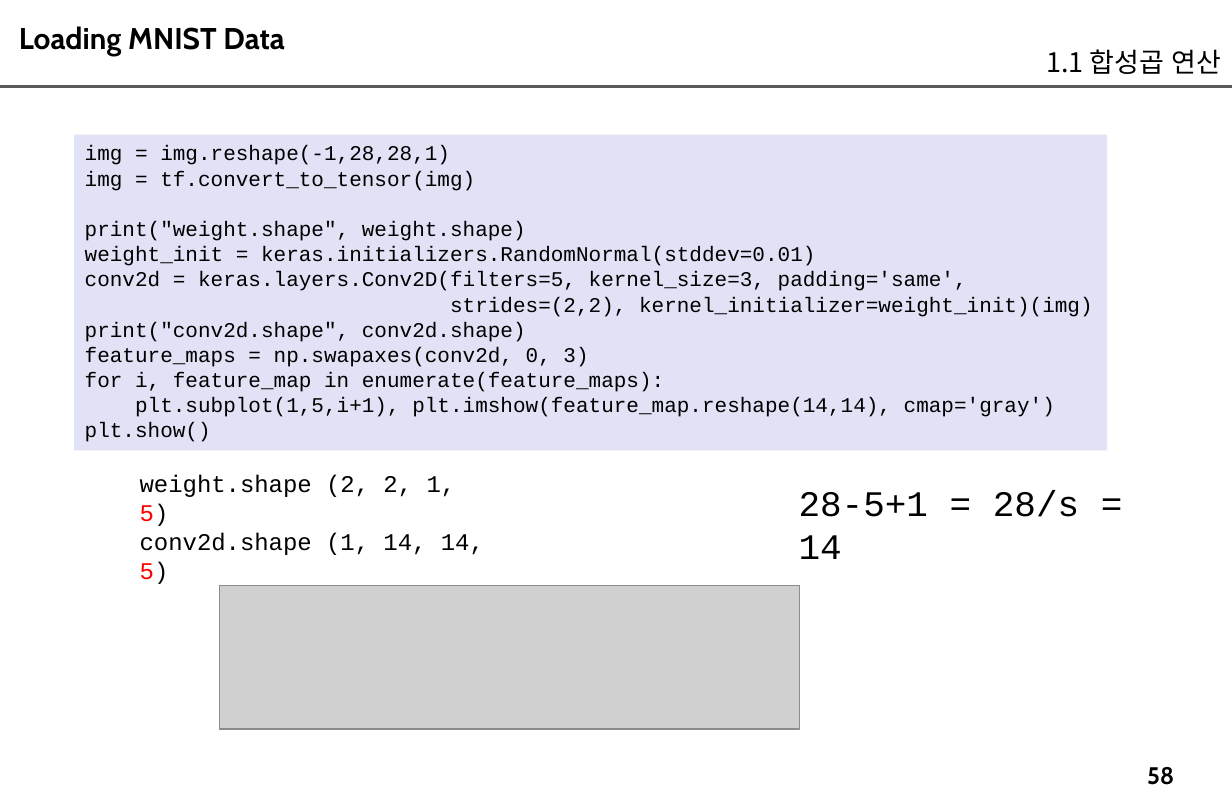
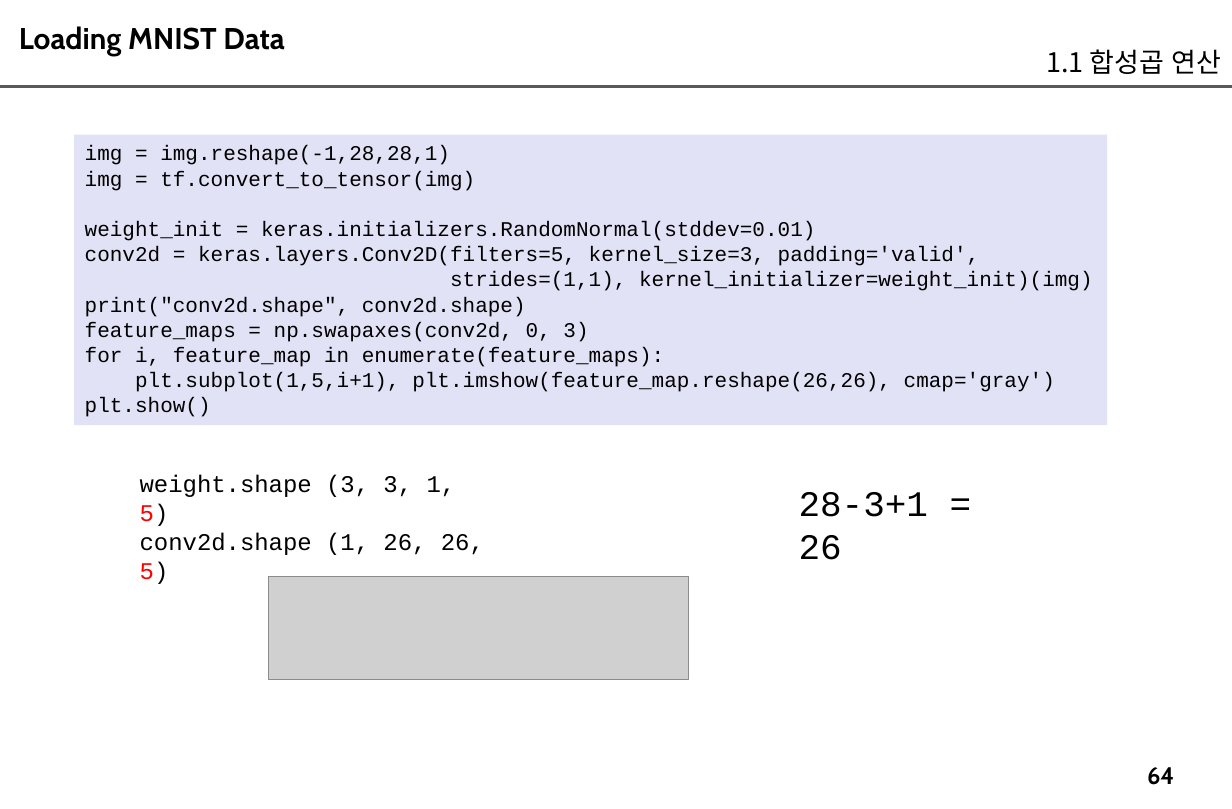
Before and after one commit to imguru-mooc/AI_CNN, a slide deck: slide 64 of CNN_판서.pptx (slide 58 before the commit). Drawn at 1232x809 pixels with LibreOffice and Linux fonts; fonts in the diff are those of the drawing; grey boxes stand for pictures. Boxes give left, top, right and bottom in pixels: in the first picture for what was removed or moved away, otherwise in the second. Text is boxed around its words. In the diff, an @@ line names an element or a change of style, - is before the commit and + after.

```diff
--- a/CNN_판서.pptx
+++ b/CNN_판서.pptx
@@ rectangle "img = img.reshape(-1,28,28,1)" resized from (x1=74, y1=135, x2=1108, y2=451) to (x1=74, y1=135, x2=1108, y2=425) @@
@@ text in rectangle at (x1=85, y1=221, x2=526, y2=241): paragraph removed @@
-print("weight.shape", weight.shape)
@@ text in rectangle at (x1=85, y1=246, x2=1093, y2=291): text changed @@
-conv2d = keras.layers.Conv2D(filters=5, kernel_size=3, padding='same',
-strides=(2,2), kernel_initializer=weight_init)(img)
+conv2d = keras.layers.Conv2D(filters=5, kernel_size=3, padding='valid',
+strides=(1,1), kernel_initializer=weight_init)(img)
@@ text in rectangle at (x1=135, y1=372, x2=1055, y2=392): text changed @@
-plt.subplot(1,5,i+1), plt.imshow(feature_map.reshape(14,14), cmap='gray')
+plt.subplot(1,5,i+1), plt.imshow(feature_map.reshape(26,26), cmap='gray')
@@ text at (x1=140, y1=475, x2=484, y2=584): text changed @@
-weight.shape (2, 2, 1, 5)
-conv2d.shape (1, 14, 14, 5)
+weight.shape (3, 3, 1, 5)
+conv2d.shape (1, 26, 26, 5)
@@ text at (x1=799, y1=492, x2=929, y2=560): text changed @@
-28-5+1 = 28/s = 14
+28-3+1 = 26
@@ picture removed at (x1=219, y1=586, x2=799, y2=729) @@
@@ picture added at (x1=269, y1=576, x2=689, y2=680) @@
@@ page number at (x1=1147, y1=767, x2=1174, y2=785): text changed @@
-58
+64
```
Also in this commit, not shown: 38 other slides changed, 98 slides added, 2 slides removed, 2 other files.
